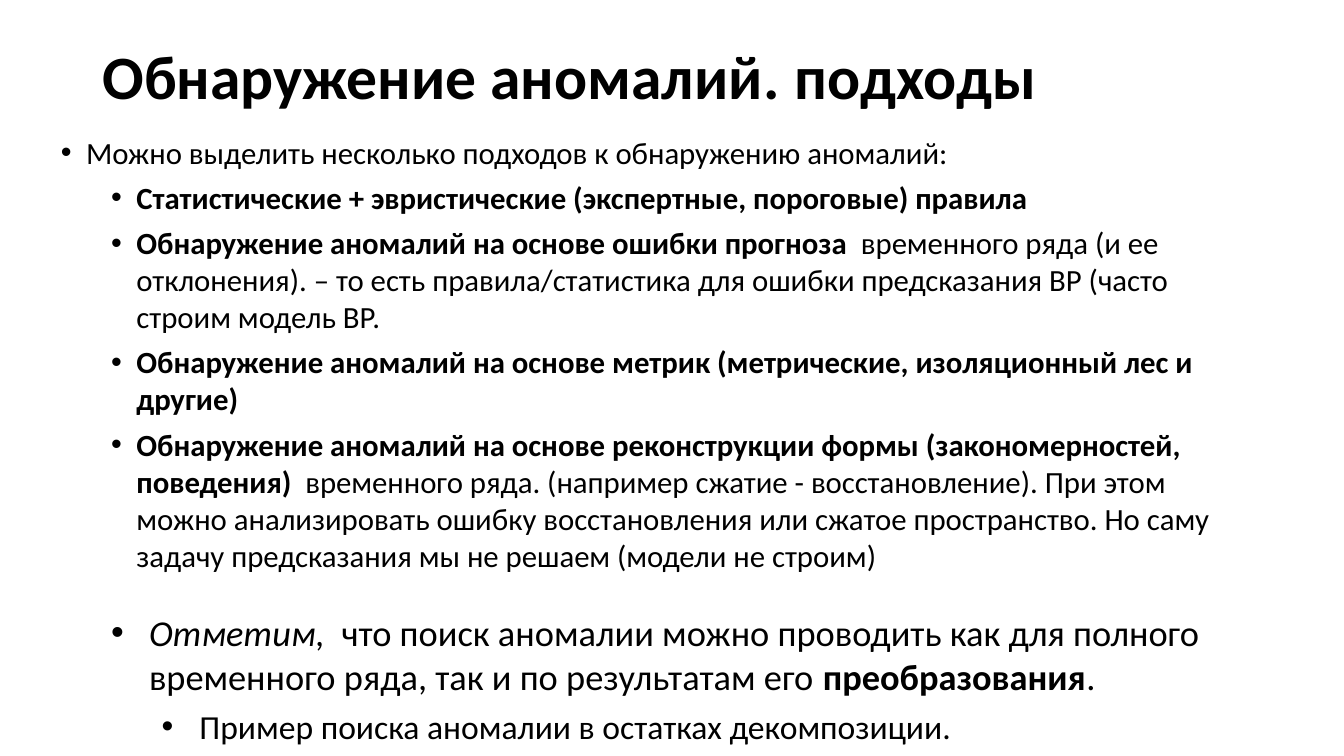
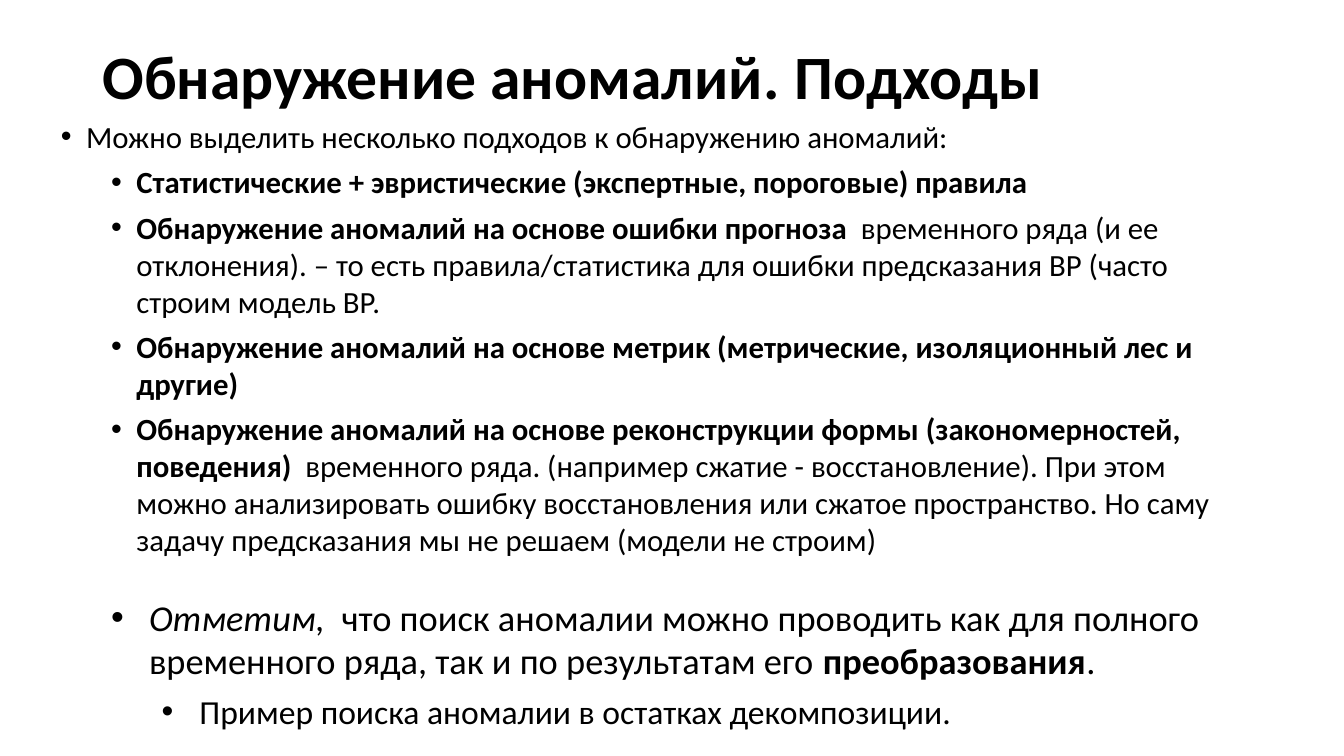
Before and after one commit to MVRonkin/TimeSeriesCourse, a slide deck: slide 10 of 2025/LEC/06-2 Обнаружение аномалий.pptx (slide 11 before the commit). Drawn at 1344x756 pixels with LibreOffice and Linux fonts; fonts in the diff are those of the drawing. Boxes give left, top, right and bottom in pixels: in the first picture for what was removed or moved away, otherwise in the second. Text is boxed around its words. In the diff, an @@ line names an element or a change of style, - is before the commit and + after.

```diff
--- a/2025/LEC/06-2 Обнаружение аномалий.pptx
+++ b/2025/LEC/06-2 Обнаружение аномалий.pptx
@@ title at (x1=102, y1=56, x2=1042, y2=109): text changed @@
-Обнаружение аномалий. подходы
+Обнаружение аномалий. Подходы
@@ text "Можно выделить несколько подходов к ..." moved from (x1=86, y1=143, x2=1209, y2=696) to (x1=86, y1=127, x2=1209, y2=680) @@
```
Also in this commit, not shown: 8 other slides changed, 2 slides added, 2 slides removed.
